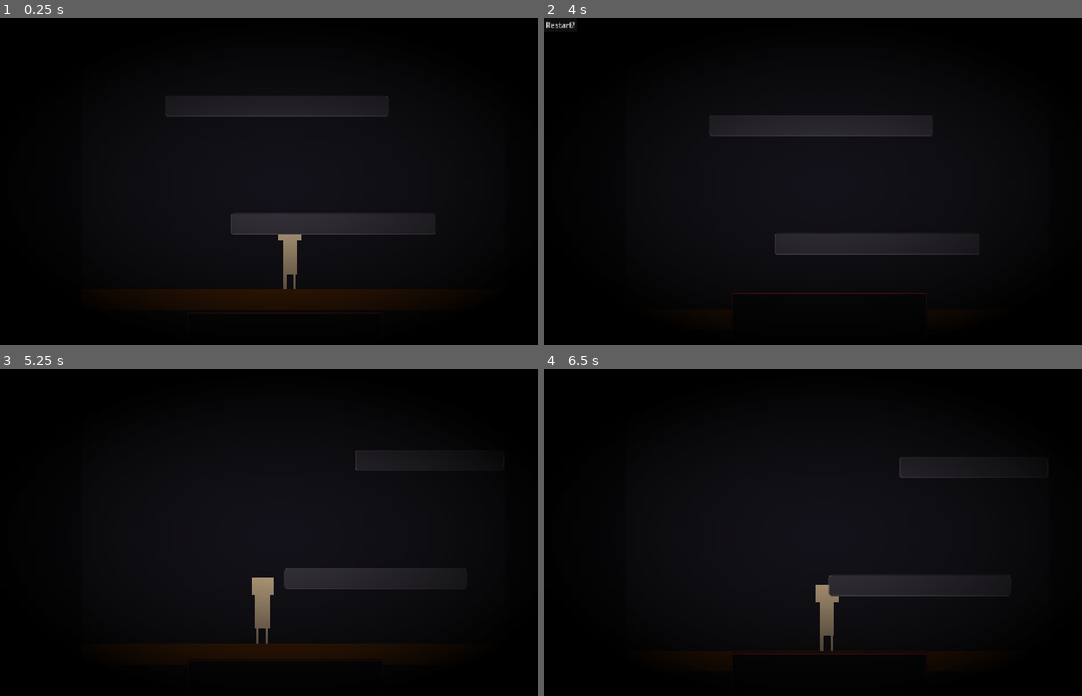
Above: before the commit, frames 1-4 (two rows, left to right).
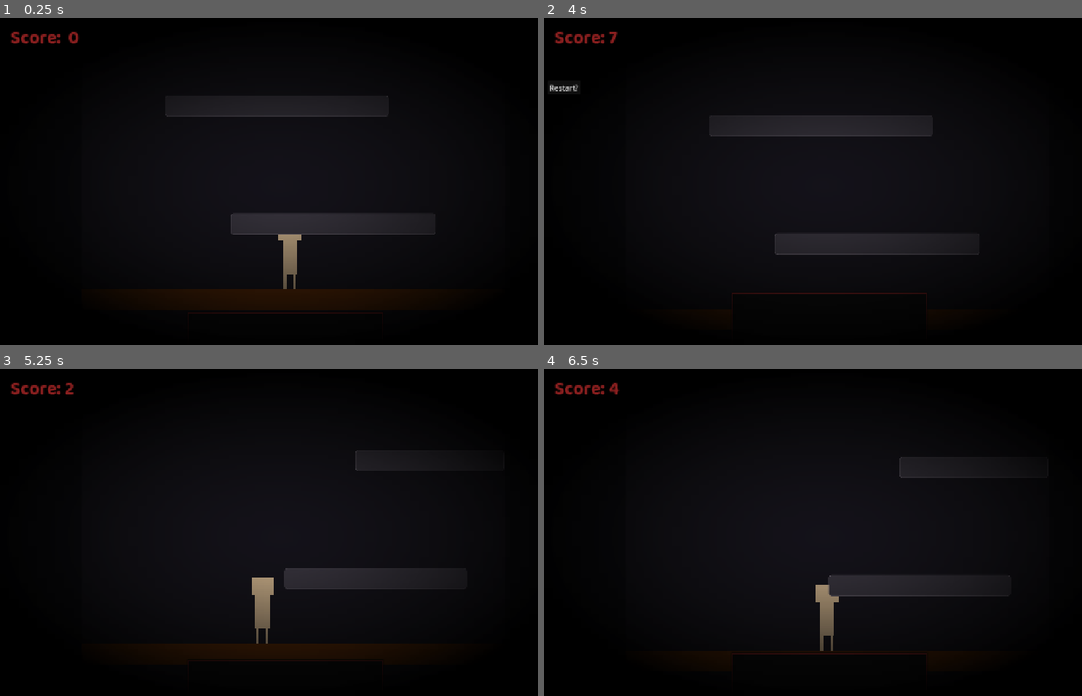
Above: after the commit, the same moments.

Repository: NileKnight1/firey-tower
Game: Godot game, scene res://scenes/game.tscn
Same seed, same stepped clock (60 frames per second), same inputs: the game is played once before the commit and once after it.
Inputs (mouse positions are in pixels of both pictures, inside the frame that each line leads up to):
- Up to frame 1 (0.25 s): no input
- Up to frame 2 (4 s): tap Enter at 0.5 s; move the mouse to (963, 165) at 0.52 s; hold D (right) 0.53-2.03 s; tap Alt at 0.6, 2.1, 3.6 s; click (963, 165) at 0.67 s; tap Space (jump) at 0.77, 1.52, 3.02, 3.77 s; move the mouse to (716, 197) at 1.27 s; tap Shift at 1.35, 2.85 s; move the mouse to (893, 109) at 2.02 s; hold A (left) 2.03-2.78 s; move the mouse to (807, 246) at 2.77 s; hold D (right) from 2.78 s (still down); click (807, 246) at 2.92 s; move the mouse to (1012, 230) at 3.52 s
- Up to frame 3 (5.25 s): release D (right) at 4.25 s; click "Restart?" at 4.25 s; move the mouse to (118, 483) at 5.02 s; hold A (left) from 5.03 s (still down); tap Shift at 5.1 s
- Up to frame 4 (6.5 s): tap Space (jump) at 5.27 s; move the mouse to (866, 532) at 5.77 s; release A (left) at 5.78 s; hold D (right) from 5.78 s (still down); tap Alt at 5.85 s; click (866, 532) at 5.92 s

The runs differ from the first frame. In frame 1, 0.2% of the frame differs, in the area x 1-15%, y 4-8%; in frame 2, 0.4%, in the area x 0-14%, y 1-23%; in frame 3, 0.2%; in frame 4, 0.2%.

Commit message:
added score system

Diff:
--- a/project.godot
+++ b/project.godot
@@ -14,6 +14,10 @@
 run/main_scene="uid://dryc23mm6rj2x"
 config/features=PackedStringArray("4.7", "GL Compatibility")
 config/icon="res://icon.svg"
+
+[autoload]
+
+Global="*uid://cqpduxlwl0gfu"
 
 [display]
 
--- a/scenes/game.tscn
+++ b/scenes/game.tscn
@@ -4,6 +4,7 @@
 [ext_resource type="Script" uid="uid://df7ij78w1ehta" path="res://scripts/game.gd" id="1_yqjtg"]
 [ext_resource type="PackedScene" uid="uid://geicme1buxfk" path="res://scenes/panel.tscn" id="3_lnu2h"]
 [ext_resource type="PackedScene" uid="uid://d0ev6ypxpkbyb" path="res://scenes/monster.tscn" id="4_lbhrr"]
+[ext_resource type="FontFile" uid="uid://bn81hi4dukw0w" path="res://assets/Baloo2-Bold.ttf" id="5_iywne"]
 
 [sub_resource type="StyleBoxFlat" id="StyleBoxFlat_vlew8"]
 bg_color = Color(0.039215688, 0.039215688, 0.05882353, 1)
@@ -37,6 +38,13 @@
 
 [sub_resource type="StyleBoxTexture" id="StyleBoxTexture_vlew8"]
 texture = SubResource("GradientTexture2D_bekt7")
+
+[sub_resource type="LabelSettings" id="LabelSettings_lbhrr"]
+font = ExtResource("5_iywne")
+font_size = 40
+font_color = Color(0.5411765, 0.12156863, 0.12156863, 1)
+outline_size = 5
+outline_color = Color(0, 0, 0, 1)
 
 [node name="game" type="Node2D" unique_id=1333388129]
 position = Vector2(23, -157)
@@ -110,9 +118,24 @@
 theme_override_styles/panel = SubResource("StyleBoxTexture_vlew8")
 
 [node name="restart" type="Button" parent="CanvasLayer" unique_id=1893723712]
-offset_right = 8.0
-offset_bottom = 8.0
+offset_left = 8.0
+offset_top = 138.0
+offset_right = 80.0
+offset_bottom = 169.0
 text = "Restart?"
+
+[node name="score" type="Label" parent="CanvasLayer" unique_id=764028939]
+offset_left = 23.0
+offset_top = 14.0
+offset_right = 174.0
+offset_bottom = 77.0
+text = "Score:  0"
+label_settings = SubResource("LabelSettings_lbhrr")
+
+[node name="score" type="Timer" parent="." unique_id=2037925143]
+wait_time = 0.5
+autostart = true
 
 [connection signal="timeout" from="dif" to="." method="_on_dif_timeout"]
 [connection signal="pressed" from="CanvasLayer/restart" to="." method="_on_restart_pressed"]
+[connection signal="timeout" from="score" to="." method="_on_score_timeout"]
--- a/scripts/game.gd
+++ b/scripts/game.gd
@@ -1,10 +1,12 @@
 extends Node2D
 
 
+var score = 0
 func _ready() -> void:
 	start_game()
 
 func start_game():
+	score = 0
 	$CanvasLayer/vig.visible = 1
 	$CanvasLayer/restart.visible = 0
 	$monster.position.y = 917.0
@@ -17,7 +19,6 @@
 
 	for i in $platforms.get_children():
 		i.queue_free()
-
 
 
 	game_running = 1
@@ -51,7 +52,7 @@
 		var temp = $monster.position.y
 
 		var tween = create_tween()
-		tween.tween_property($monster, "position:y", temp-350, 0.15)
+		tween.tween_property($monster, "position:y", temp-260, 0.4)
 	else:
 		good = 0
 
@@ -107,9 +108,17 @@
 
 	$platforms.add_child(temp)
 
+
 func _on_dif_timeout() -> void:
-	#cam_move_speed += 0.4
-	pass
+	cam_move_speed += 0.4
+	score_rate += 1
 
 func _on_restart_pressed() -> void:
 	start_game()
+
+var score_rate = 1
+func score_update():
+	score += score_rate
+	$CanvasLayer/score.text = "Score: " + str(score)
+func _on_score_timeout() -> void:
+	score_update()
--- /dev/null
+++ b/scripts/global.gd
@@ -0,0 +1,11 @@
+extends Node
+
+
+# Called when the node enters the scene tree for the first time.
+func _ready() -> void:
+	pass # Replace with function body.
+
+
+# Called every frame. 'delta' is the elapsed time since the previous frame.
+func _process(delta: float) -> void:
+	pass
Not shown, added: scripts/global.gd.uid
